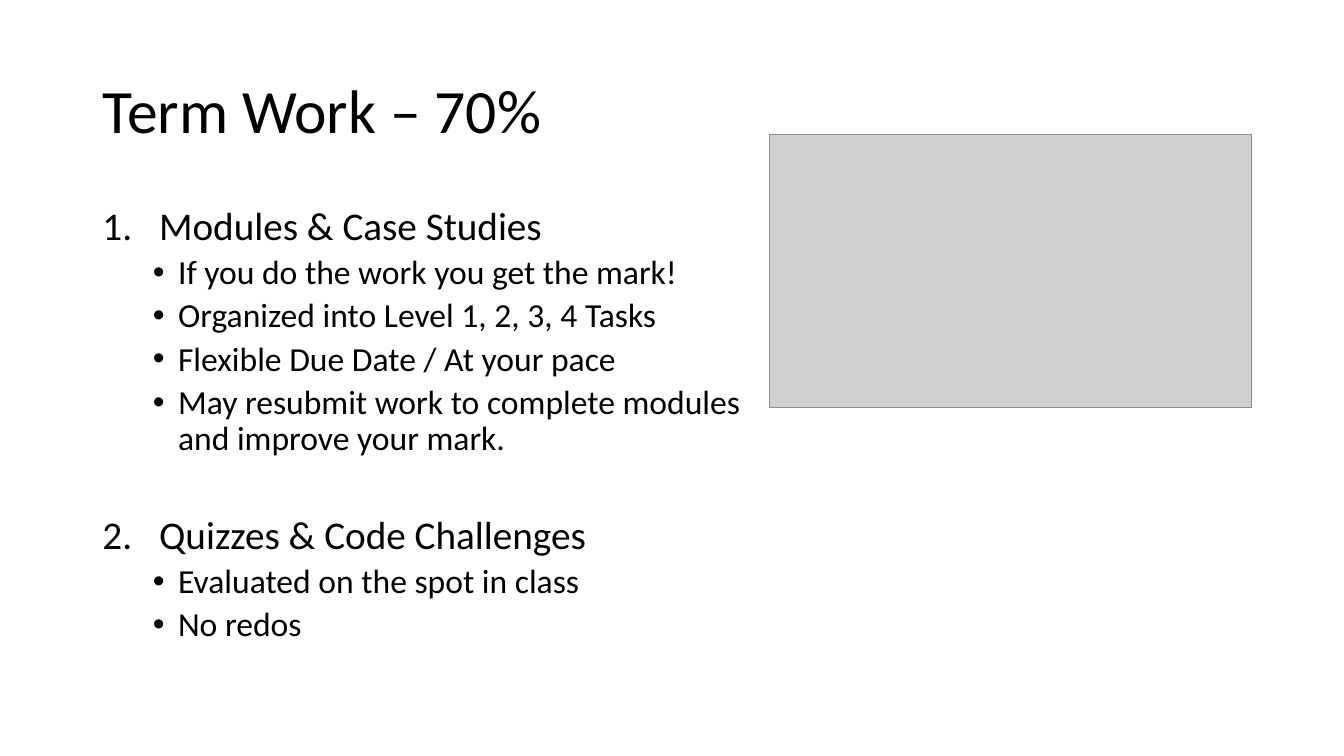
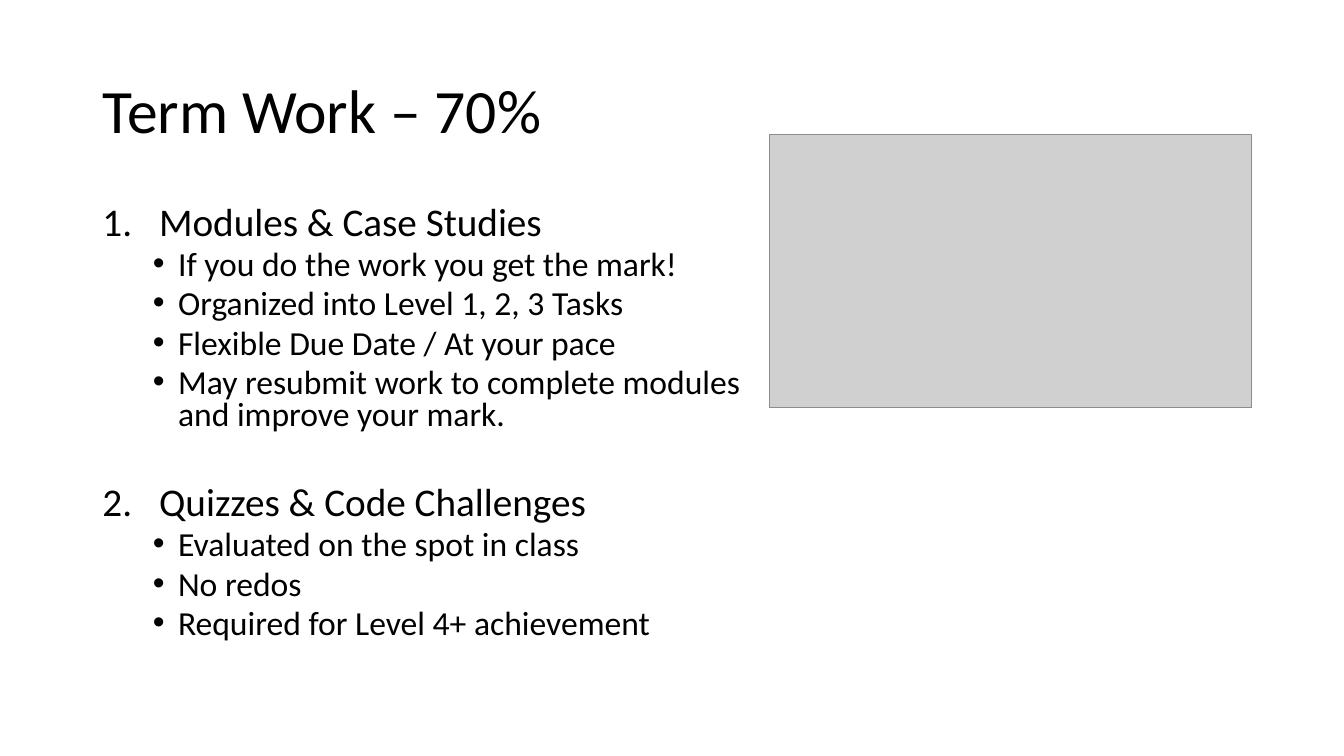
Before and after one commit to Greg5519/Old3C, a slide deck: slide 9 of Course Introduction.pptx. Drawn at 1344x756 pixels with LibreOffice and Linux fonts; fonts in the diff are those of the drawing; grey boxes stand for pictures. Boxes give left, top, right and bottom in pixels: in the first picture for what was removed or moved away, otherwise in the second. Text is boxed around its words. In the diff, an @@ line names an element or a change of style, - is before the commit and + after.

```diff
--- a/Course Introduction.pptx
+++ b/Course Introduction.pptx
@@ text at (159,208,740,597): line spacing 0.9 to 0.8 @@
@@ text at (178,291,623,321): text changed @@
-  • Organized into Level 1, 2, 3, 4 Tasks
+  • Organized into Level 1, 2, 3 Tasks
@@ text at (178,611,650,641): paragraph added @@
+  • Required for Level 4+ achievement
```
Also in this commit, not shown: 5 other slides changed, 1 other file.
